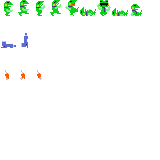
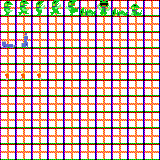
Layered file, before and after one edit (160×160). Changes by layer:
showed "grid" over (0, 0, 160, 160)
